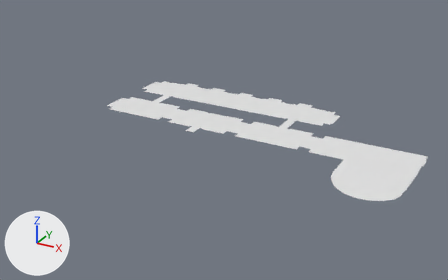
Before and after pictures for a commit that changed the OBJ model 3D Obj/floor.obj.
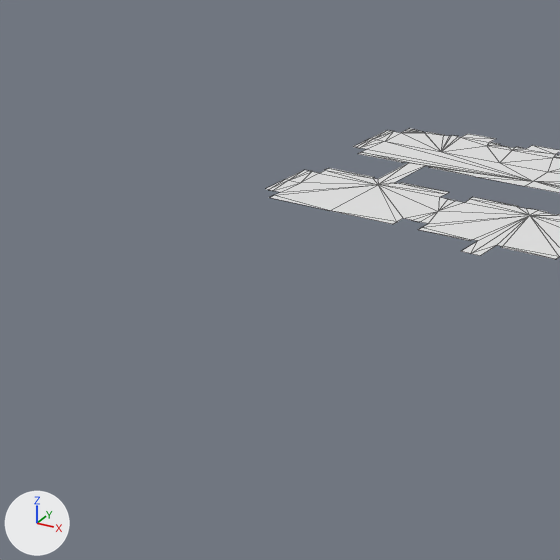
Old and new are each drawn whole from a 50 mm lens placed at (57.7, -73.7, 45.4), pointed at (4.0, 24.0, -3.5) and again close up on the part from 0% to 50% of the width and 11% to 91% of the height. The lights are fixed; the arrows at lower left show +X, +Y and +Z. The close-ups show mesh edges as thin lines. Materials are left out; every surface is plain grey. Where no turn or scale is listed for an object, it has been applied to the vertices.

Names of what the first close-up shows: 'Gang_Endstck075'.
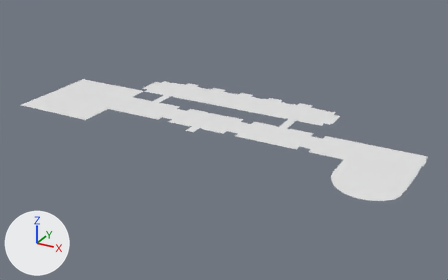
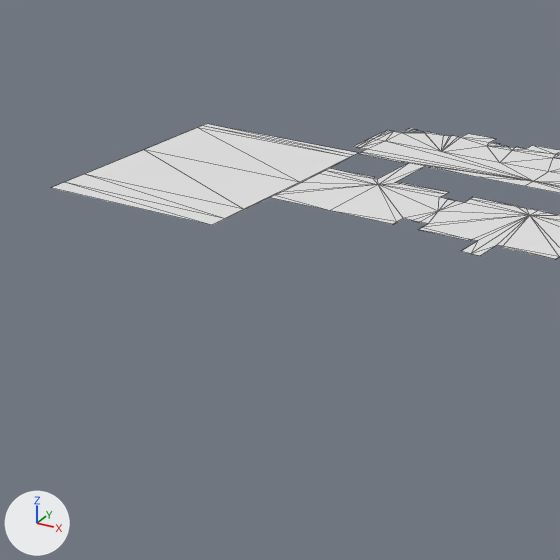
What differs and where, as boxes (x1, y1, x2, y2) in the close-ups (560 x 560 px; the box of a moved part takes in the faces that stretch with it):
'Gang_Endstck075', reshaped: before (266, 128, 560, 259); after (52, 124, 560, 259)
part 1 of me_gang_endstck075, moved or reshaped: before (266, 130, 444, 198); after (52, 124, 444, 225)

The change in detail:
me_gang_endstck075 is used by ob_gang_endstck075; location (0.0, 0.0, 0.0).
me_gang_endstck075 had 378 vertices, 412 faces and spanned x -22.2..42.0, y 7.6..41.5, z 0.0.
me_gang_endstck075 now has 376 vertices, 418 faces and spans x -38.1..42.0, y 7.6..41.5, z 0.0.
Part 1, on me_gang_endstck075:
16 vertices are removed from x -22.2..-20.7, y 19.5..27.7, z 0.0.
35 faces are deleted.
4 vertices move within x -21.8..-21.4, y 38.8, z 0.0.
7 vertices are added at x -38.1, y 12.5..32.2, z 0.0.
7 new vertices lie (17.4, 0.0, 0.0) away from vertices in x -38.1, y 12.5..32.2, z 0.0.
41 new faces join them.
